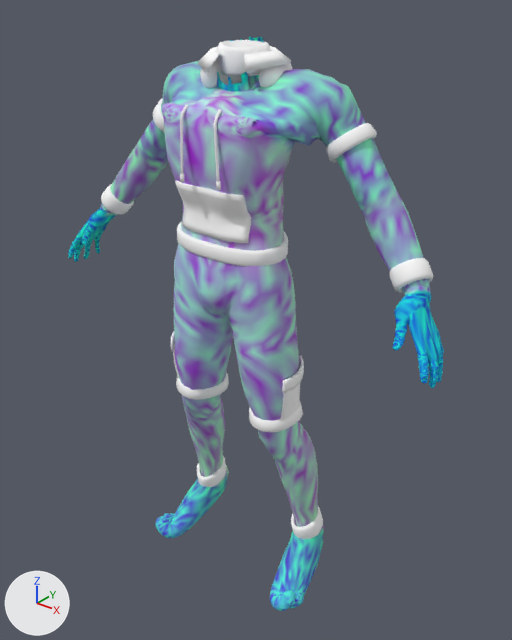
The glTF model godot-world-fracture/models/operators/bodies/civ-nyx-male.glb: old version first, new version second.
Both versions are drawn from a 50 mm lens placed at (1.052, -1.286, 1.567), pointed at (0.025, -0.003, 0.772). Lighting does not change. The marker at lower left points along +X, +Y and +Z. The older version comes first.

In view in the first picture: 'Piece_ankle_cuffs', 'Piece_cargo', 'Piece_cuffs', 'Piece_hem', 'Piece_hood', 'Piece_pocket', 'Piece_rib_collar', 'Piece_shirt_collar', 'Piece_shorts_hems', 'Piece_sleeve_hems', 'civilian' and 1 more.
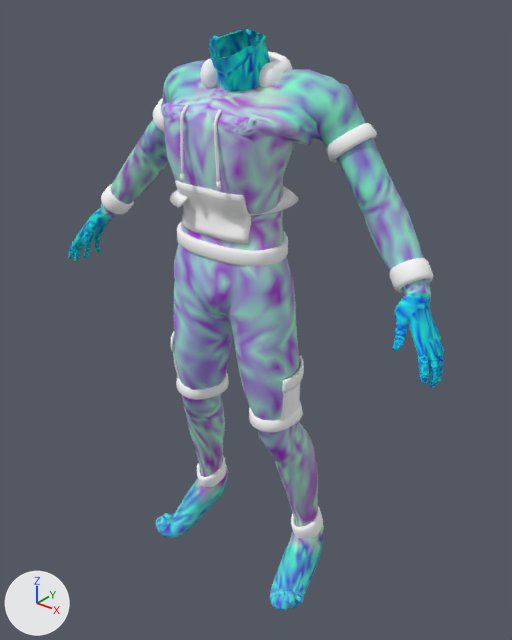
Location of each change, (x1, y1, x2, y2) in pixels of the pictures (512 x 640 px):
'civilian', reshaped: before (68, 36, 444, 611); after (68, 29, 444, 611)
'Piece_shirt_collar', reshaped: before (198, 46, 291, 76); after (170, 185, 298, 216)
'Piece_rib_collar', reshaped (mostly hidden afterwards): before (217, 40, 270, 77); after (199, 210, 211, 215)
part 1 of me_civilian, built on: before (217, 36, 264, 91); after (209, 29, 270, 91)
part 2 of me_civilian, recoloured: (68, 37, 444, 611) in both

Patch to the scene script:
```diff
--- a/godot-world-fracture/models/operators/bodies/civ-nyx-male.glb.py
+++ b/godot-world-fracture/models/operators/bodies/civ-nyx-male.glb.py
@@ me_civilian @@
 # used by ob_civilian; location = (0.0, 0.0, 0.0)
-me_civilian.from_pydata(...)  # 9234 vertices, 18412 faces; spans x -0.563..0.569, y -0.203..0.1, z 0.0..1.449
+me_civilian.from_pydata(...)  # 9441 vertices, 18830 faces; spans x -0.563..0.569, y -0.203..0.1, z 0.0..1.462
+# me_civilian part 1: 1 vertex moved within x 0.024, y 0.01, z 1.448; 35 vertices removed from x -0.058..0.071, y -0.09..0.016, z 1.349..1.449; 242 vertices added at x -0.062..0.078, y -0.127..0.027, z 1.348..1.462
+# me_civilian part 2: 17757 kept faces spanning x -0.563..0.569, y -0.203..0.1, z 0.0..1.448 get new vertex colours
 me_civilian.materials.append(mat_civilian)
@@ me_piece_rib_collar @@
 # used by ob_piece_rib_collar; location = (0.0, 0.0, 0.0)
-me_piece_rib_collar.from_pydata(...)  # 240 vertices, 480 faces; spans x -0.0691..0.0683, y -0.0682..0.035, z 1.3721..1.4395
+me_piece_rib_collar.from_pydata(...)  # 240 vertices, 480 faces; spans x -0.1057..0.1123, y -0.1653..0.0304, z 1.0822..1.1422
+# me_piece_rib_collar part 3: 240 of 240 vertices moved; they spanned x -0.0691..0.0683, y -0.0682..0.035, z 1.3721..1.4395 and now span x -0.1057..0.1123, y -0.1653..0.0304, z 1.0822..1.1422; mean shift (0.0015, -0.0448, -0.2942)
 me_piece_rib_collar.materials.append(mat_civilian_001)
@@ me_piece_shirt_collar @@
 # used by ob_piece_shirt_collar; location = (0.0, 0.0, 0.0)
-me_piece_shirt_collar.from_pydata(...)  # 280 vertices, 556 faces; spans x -0.112..0.111, y -0.108..0.074, z 1.372..1.429
+me_piece_shirt_collar.from_pydata(...)  # 280 vertices, 556 faces; spans x -0.146..0.153, y -0.201..0.07, z 1.082..1.131
+# me_piece_shirt_collar part 4: 280 of 280 vertices moved; they spanned x -0.112..0.111, y -0.108..0.074, z 1.372..1.429 and now span x -0.146..0.153, y -0.201..0.07, z 1.082..1.131; mean shift (0.001, -0.038, -0.295)
 me_piece_shirt_collar.materials.append(mat_civilian_001)
```
